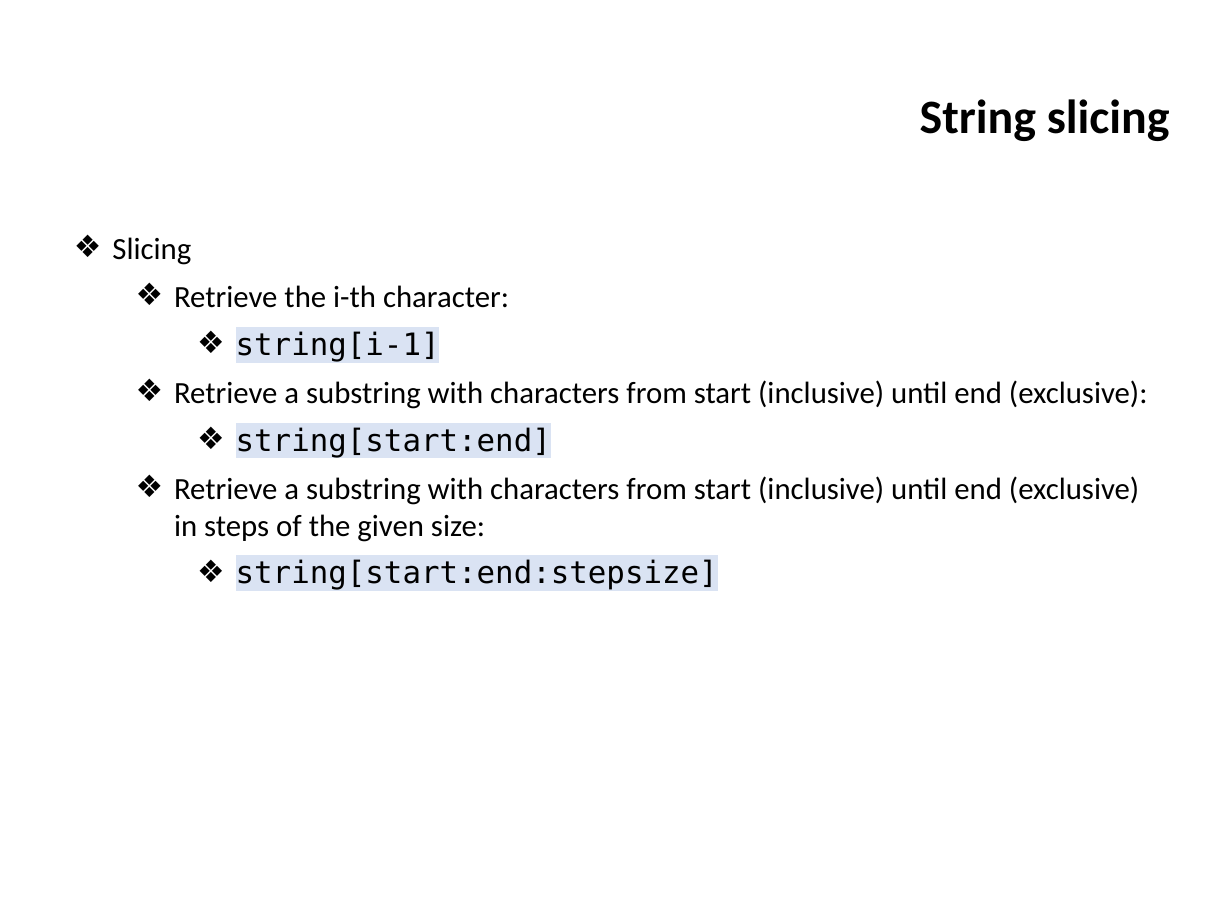
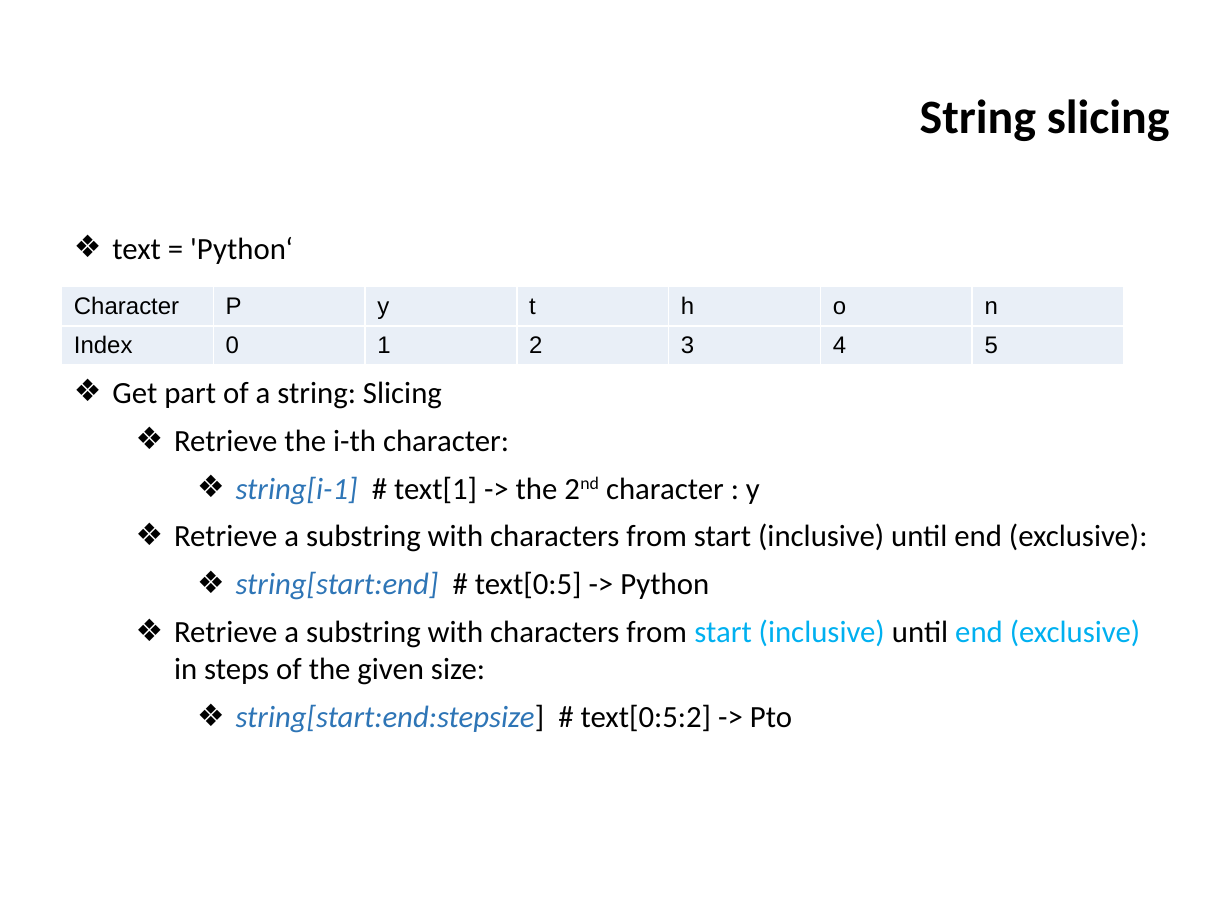
Before and after one commit to ifromm/fcsp, a slide deck: slide 18 of Slides/unit_4_prog_1.pptx (slide 66 before the commit). Drawn at 1232x924 pixels with LibreOffice and Linux fonts; fonts in the diff are those of the drawing; background and template pictures are left out. Boxes give left, top, right and bottom in pixels: in the first picture for what was removed or moved away, otherwise in the second. Text is boxed around its words. In the diff, an @@ line names an element or a change of style, - is before the commit and + after.

```diff
--- a/Slides/unit_4_prog_1.pptx
+++ b/Slides/unit_4_prog_1.pptx
@@ text at box(112, 237, 442, 409): text changed @@
-❖ Slicing
+❖ text = 'Python‘
+❖ Get part of a string: Slicing
@@ table added at box(62, 287, 1122, 370), 2 rows, 7 columns @@
+Character | P | y | t | h | o | n
+Index | 0 | 1 | 2 | 3 | 4 | 5
@@ text at box(236, 476, 760, 505): text changed; font DejaVu Sans Mono to Calibri @@
-    ❖ string[i-1]
+    ❖ string[i-1] # text[1] -> the 2nd character : y
@@ text at box(236, 571, 709, 600): text changed; font DejaVu Sans Mono to Calibri @@
-    ❖ string[start:end]
+    ❖ string[start:end] # text[0:5] -> Python
@@ text at box(174, 619, 1140, 685): text colour #000000 to #00B0F0 in "start (inclusive) end (exclusive)" @@
@@ text at box(236, 704, 792, 733): text changed; font DejaVu Sans Mono to Calibri; text colour #000000 to #2E75B6; italic on @@
-    ❖ string[start:end:stepsize]
+    ❖ string[start:end:stepsize] # text[0:5:2] -> Pto
```
Also in this commit, not shown: 24 other slides changed, 49 slides removed.
